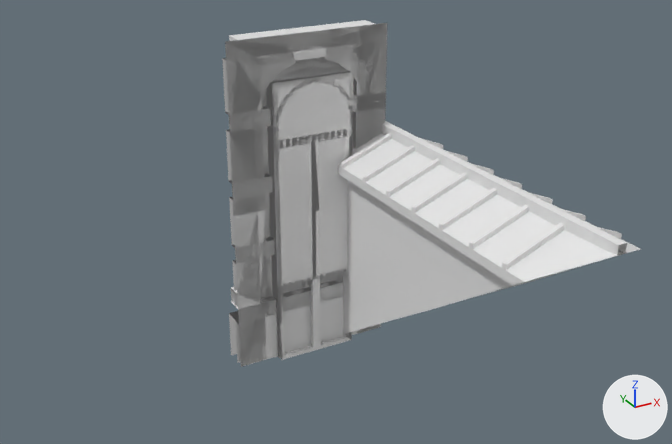
The FBX model Assets/Content/3Dmodels/Interiors/3Dmodel_Interior_RevenueHouse_OuterWalls.fbx: old version first, new version second.
The view is the same before and after, from a camera (50 mm lens) standing at (-5.67, -9.09, 6.2) and looking at (-1.56, -1.62, 2.46). The axes (+X, +Y, +Z) are drawn at lower right. The lights are the same throughout. The older version comes first. Where no turn or scale is listed for an object, it has been applied to the vertices.

In view in the first picture: 'Interior_RevenueHouse_OuterWalls_RoofWindow', 'Interior_RevenueHouse_OuterWalls_WindowArchBalcony', 'Interior_RevenueHouse_OuterWalls_WindowSquare1stFloor', 'Interior_RevenueHouse_OuterWalls_WindowSquareBalcony', 'Interior_RevenueHouse_OuterWalls_WindowSquareGroundFloor', 'Interior_RevenueHouse_OuterWalls_WindowSquareGroundFloor_Broken', 'Interior_RevenueHouse_OuterWalls_WindowSquareTopFloor' and 1 more.
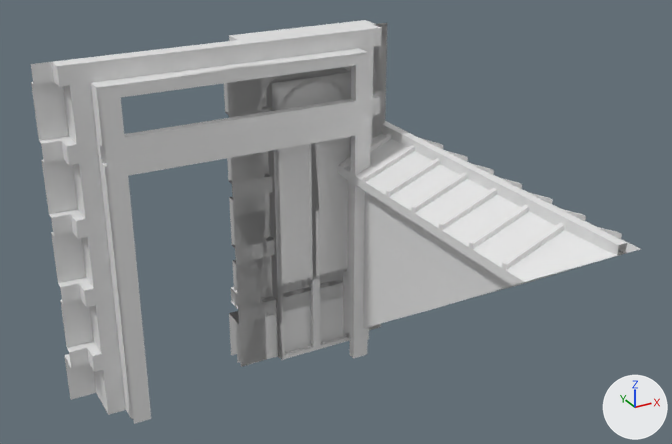
Commit message: Working on RevenueHouse Yard

The change, as JSON lines over the scene's bpy script:
```json
{"op": "add", "block": "me_interior_revenuehouse_outerwalls_doormain", "code": ["me_interior_revenuehouse_outerwalls_doormain = bpy.data.meshes.new('Interior_RevenueHouse_OuterWalls_DoorMain')", "me_interior_revenuehouse_outerwalls_doormain.from_pydata(...)  # 211 vertices, 194 faces; spans x -4.0..0.0, y -0.5..0.3, z 0.0..4.0"]}
{"op": "add", "block": "ob_interior_revenuehouse_outerwalls_doormain", "code": ["ob_interior_revenuehouse_outerwalls_doormain = bpy.data.objects.new('Interior_RevenueHouse_OuterWalls_DoorMain', me_interior_revenuehouse_outerwalls_doormain)", "ob_interior_revenuehouse_outerwalls_doormain.location = (0.0, 0.0, 0.0)"]}
```

Boxes [x1, y1, x2, y2] around the edits, measured in the pictures (672 x 444 px):
```json
{"object": "Interior_RevenueHouse_OuterWalls_DoorMain", "change": "added", "after": [31, 23, 387, 424]}
```
